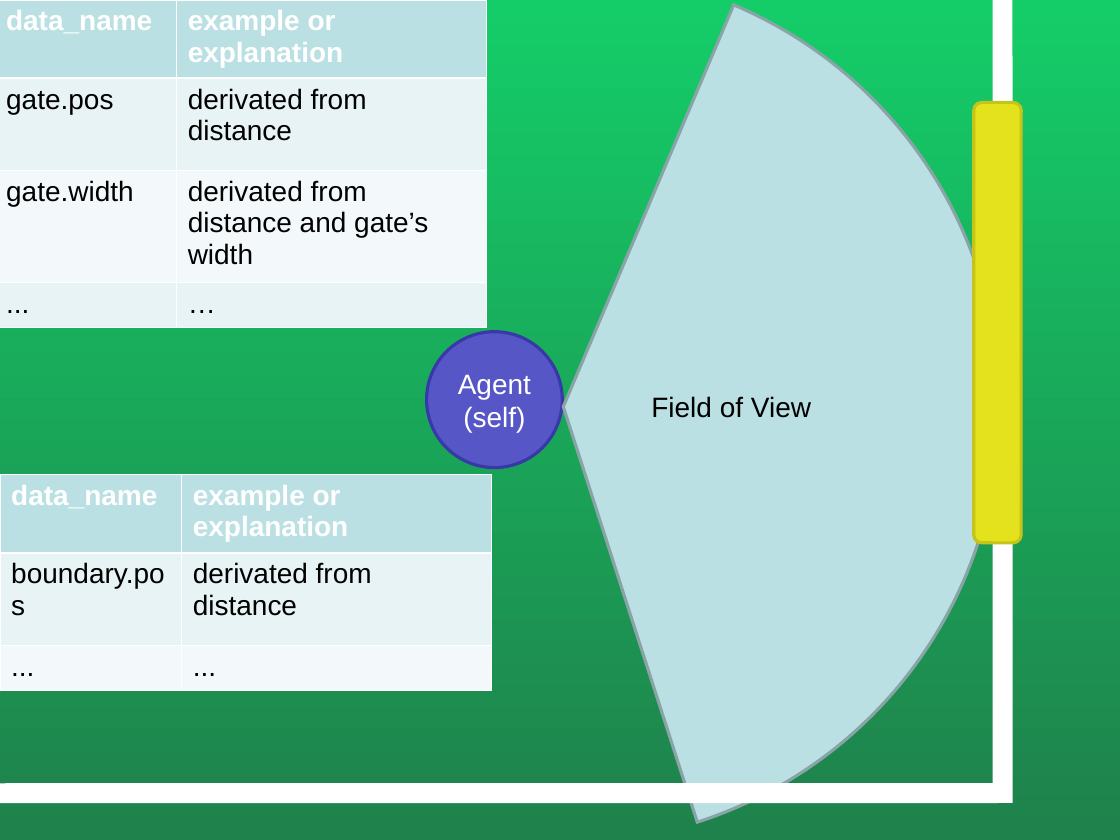
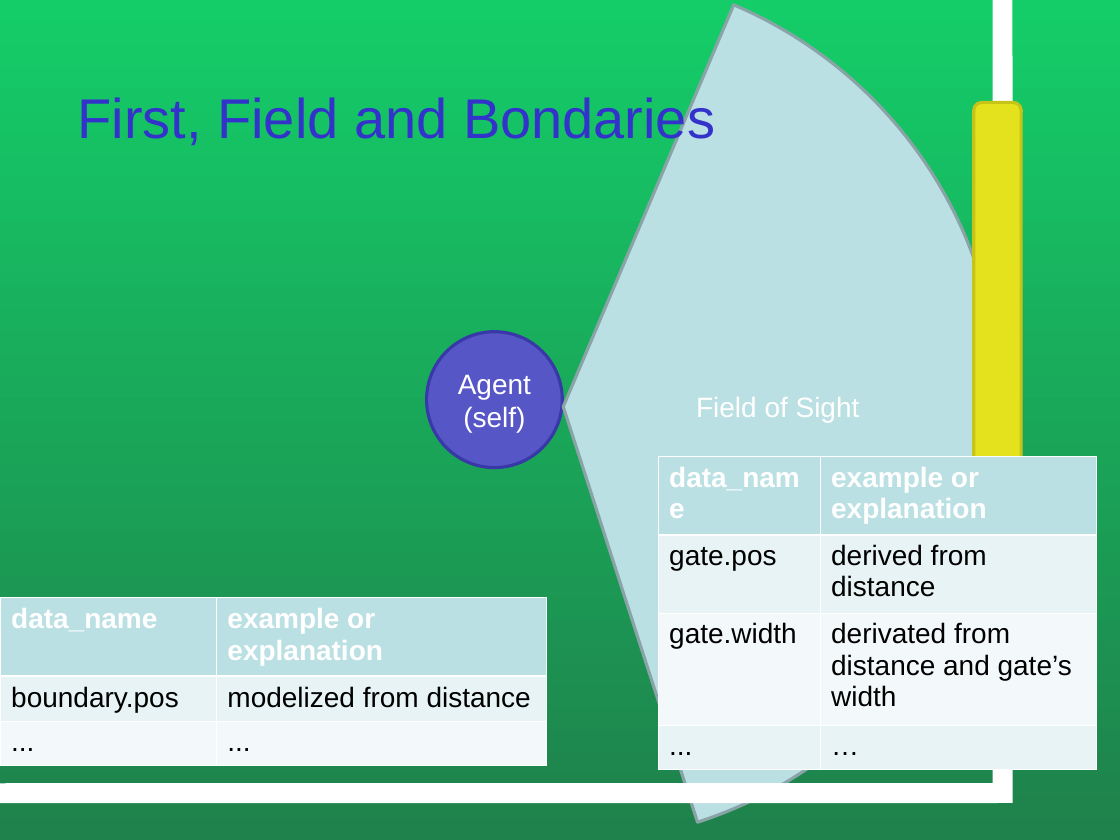
Before and after one commit to laeufertt/OC-MAS, a slide deck: slide 1 of Modellierung der Umgebung.ppt. Drawn at 1120x840 pixels with LibreOffice and Linux fonts; fonts in the diff are those of the drawing. Boxes give left, top, right and bottom in pixels: in the first picture for what was removed or moved away, otherwise in the second. Text is boxed around its words. In the diff, an @@ line names an element or a change of style, - is before the commit and + after.

```diff
--- a/Modellierung der Umgebung.ppt
+++ b/Modellierung der Umgebung.ppt
@@ freeform shape "Field of Sight" at (127,0,1000,840): outline redrawn @@
@@ text added at (78,94,715,148), 36 pt, text #3333CC @@
+First, Field and Bondaries
@@ text in freeform shape at (696,397,860,423): text changed; text colour #000000 to #FFFFFF @@
-Field of View
+Field of Sight
@@ table at (659,456,1098,769) @@
-row 2, column 2: derivated from distance
+row 2, column 2: derived from distance
@@ table: place and size @@
-table at (0,0,486,327)
+table at (659,456,1098,769)
@@ table at (0,598,547,766) @@
-row 2, column 2: derivated from distance
+row 2, column 2: modelized from distance
@@ table: place and size @@
-table at (0,475,492,690)
+table at (0,598,547,766)
```
Also in this commit, not shown: 2 other slides changed, 1 other file.
